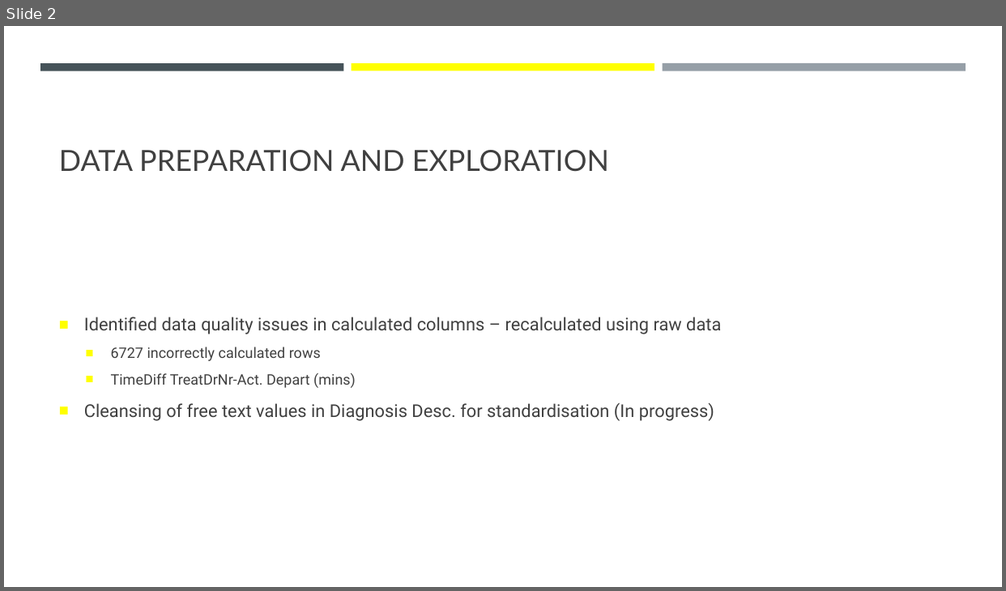
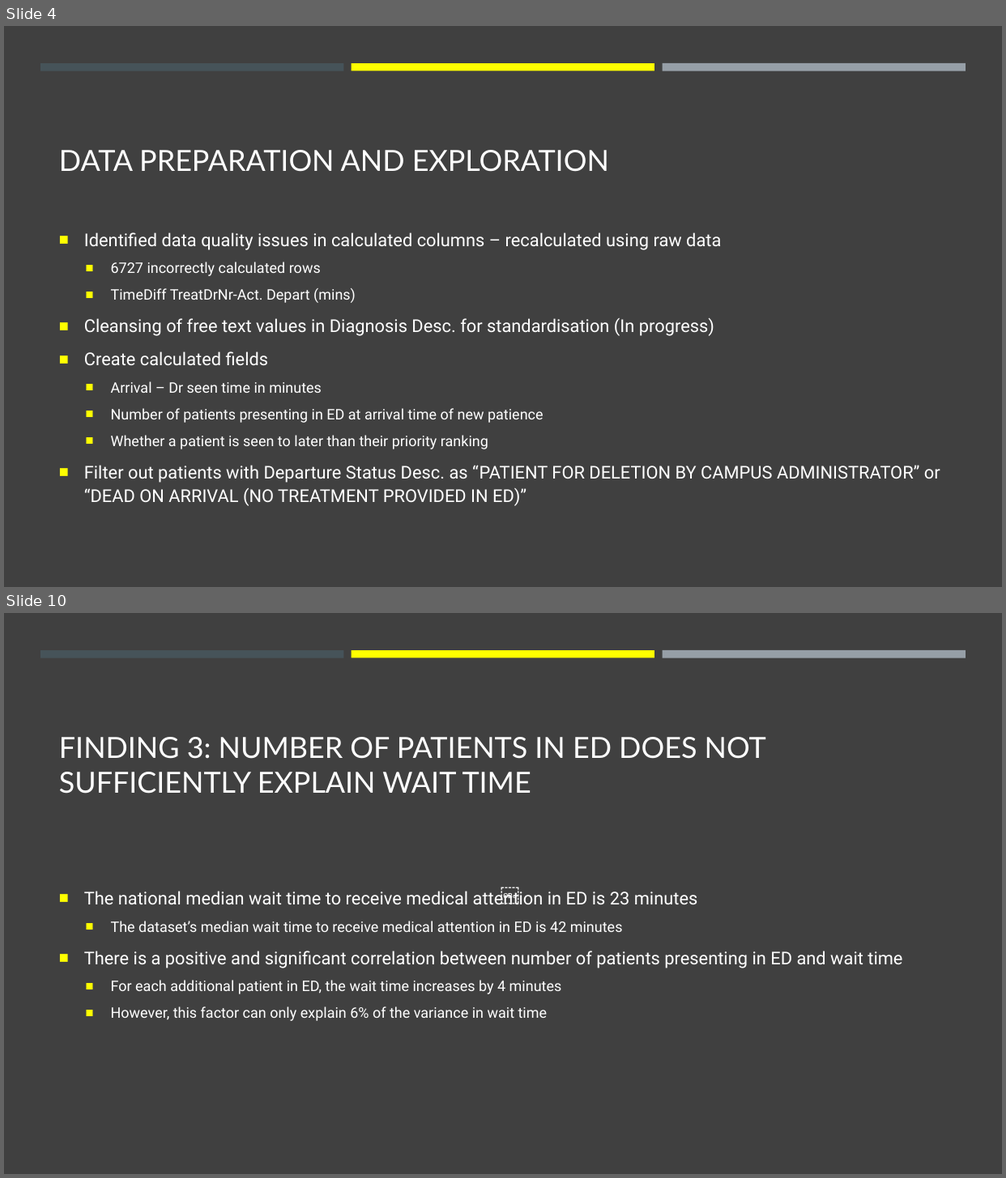
Before and after one commit to jasonnguyen3697/EY_DataChallenge, a slide deck: stuff.pptx. Shown one above the other, each under a label of ours: slide 2 before the commit, slides 4 and 10 after it; the slides between them are not shown. The pictures are 1006x591 and 1006x1178 pixels, drawn with LibreOffice and Linux fonts; fonts in the diff are those of the drawing. Boxes give left, top, right and bottom in pixels: in the first picture for what was removed or moved away, otherwise in the second. Text is boxed around its words. In the diff, an @@ line names an element or a change of style, - is before the commit and + after.

```diff
--- a/stuff.pptx
+++ b/stuff.pptx
@@ slide 10 added at (4, 613, 1002, 1174), background #404040; not listed: 3 template elements that a slide beside it also shows @@
@@ title added at (59, 737, 766, 794), 28 pt, text #FFFFFF @@
+FINDING 3: NUMBER OF PATIENTS IN ED DOES NOT SUFFICIENTLY EXPLAIN WAIT TIME
@@ text added at (493, 879, 513, 909), 18 pt, text #FFFFFF @@
+￼
@@ text added at (84, 888, 902, 1021), 14 pt, text #FFFFFF @@
+■ The national median wait time to receive medical attention in ED is 23 minutes
+  ■ The dataset’s median wait time to receive medical attention in ED is 42 minutes
+■ There is a positive and significant correlation between number of patients presenting in ED and wait time
+  ■ For each additional patient in ED, the wait time increases by 4 minutes
+  ■ However, this factor can only explain 6% of the variance in wait time
@@ what was slide 2 is now slide 4 @@
@@ slide 4 changed as well @@
@@ background #FFFFFF to #404040 @@
@@ title "DATA PREPARATION AND EXPLORATION" at (59, 150, 609, 172): text colour #404040 to #FFFFFF @@
@@ text at (84, 233, 721, 336): text colour #404040 to #FFFFFF in "Identified data quality issues in calculated columns ...", "6727 incorrectly calculated rows", "TimeDiff TreatDrNr-Act. Depart (mins)", "Cleansing of free text values in Diagnosis ..." @@
@@ text at (84, 352, 940, 506): paragraphs added @@
+■ Create calculated fields
+  ■ Arrival – Dr seen time in minutes
+  ■ Number of patients presenting in ED at arrival time of new patience
+  ■ Whether a patient is seen to later than their priority ranking
+■ Filter out patients with Departure Status Desc. as “PATIENT FOR DELETION BY CAMPUS ADMINISTRATOR” or “DEAD ON ARRIVAL (NO TREATMENT PROVIDED IN ED)”
```
Also in this commit, not shown: 2 other slides changed, 7 other slides added, 1 slide removed.
